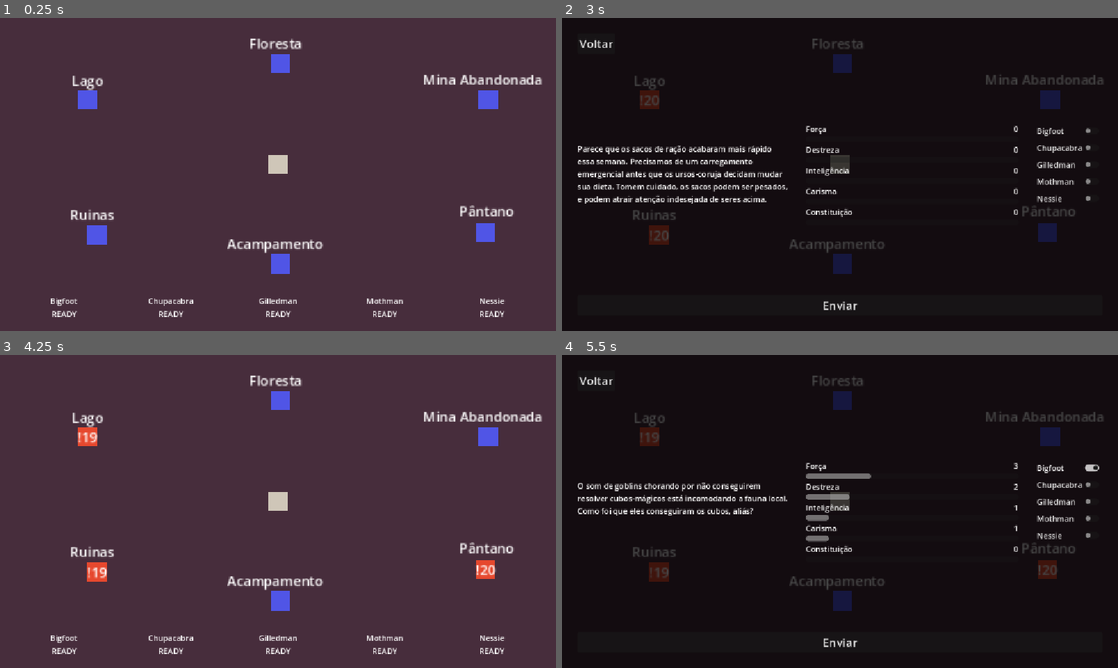
Above: before the commit, frames 1-4 (two rows, left to right).
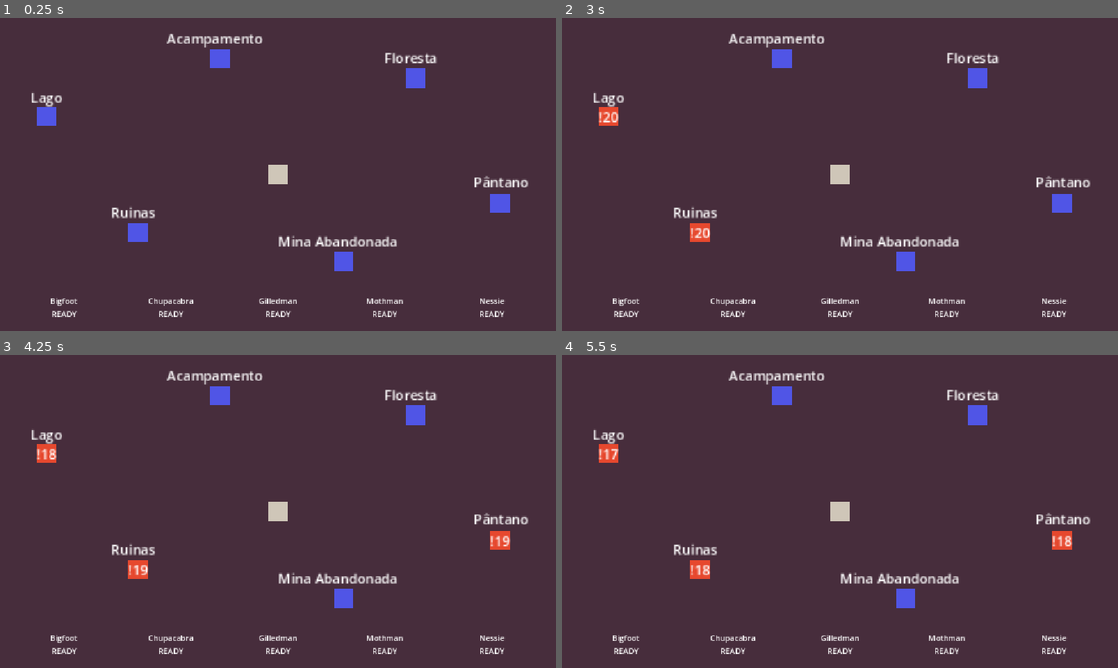
Above: after the commit, the same moments.

Repository: LucasFASouza/Dispacho
Game: Godot game, scene res://scenes/game.tscn
The game is run twice, just before and just after one commit, with the same random seed, the same clock (stepped at 60 frames per second) and the same inputs.
Inputs (mouse positions are in pixels of both pictures, inside the frame that each line leads up to):
- Up to frame 1 (0.25 s): no input
- Up to frame 2 (3 s): tap Enter at 0.5, 2 s; move the mouse to (962, 158) at 0.52 s; click (962, 158) at 0.67 s; tap Space at 1.25 s; move the mouse to (728, 190) at 1.27 s; click (728, 190) at 1.42 s; move the mouse to (895, 105) at 2.02 s; click (895, 105) at 2.17 s; move the mouse to (650, 99) at 2.77 s; click (650, 99) at 2.92 s
- Up to frame 3 (4.25 s): click (33, 380) at 3.5 s, where only the run before the commit has a clickable "Voltar"
- Up to frame 4 (5.5 s): move the mouse to (1045, 570) at 4.27 s; click (1045, 570) at 4.42 s; click (1067, 467) at 5 s, where only the run before the commit has a clickable "Bigfoot"

The runs differ from the first frame. In frame 1, 5.7% of the frame differs, in the area x 5-98%, y 4-82%; in frame 2, 99%; in frame 3, 5.7%; in frame 4, 99%, in the area x 0-100%, y 0-100%.

Commit message:
Add new missions and update movement logic; implement diverse mission texts and improve unit movement handling for enhanced gameplay experience.

Diff:
--- /dev/null
+++ b/data/missions_new.json
@@ -0,0 +1,87 @@
+[
+  {
+    "id": "replace_signs",
+    "gravity": 1,
+    "location": "minas",
+    "mission_text": "As placas de sinalização da antiga mineradora estão ilegíveis. Arranquem as antigas e repliquem seus símbolos cravando diretamente nas pedras.",
+    "success_text": "As placas foram substituídas e agora os visitantes podem se orientar melhor. O parque agradece a ajuda!",
+    "error_text": "As gravações ficaram confusas. O lado bom é que os visitantes estavam acostumados a não conseguir ler as placas mesmo.",
+    "missed_text": "A esse ponto os visitantes devem ter se acostumado a não confiarem nas placas por lá.",
+    "success_cases": [{ "FOR": 2, "INT": 1 }]
+  },
+  {
+    "id": "calm_spirits",
+    "gravity": 1,
+    "location": "ruinas",
+  },
+  {
+    "id": "vampire_kid_START",
+    "gravity": 1,
+    "location": "floresta",
+    "mission_text": "Recebemos um chamado de procura e resgate de uma criança pela floresta. Ela brincava de caçar borboletas e morcegos quando se perdeu da trilha. Seja rápido ao manejar pela floresta e identifique traços que sirvam de pistas.",
+    "success_text": "A criança foi encontrada e resgatada. Porém, ela parece ter se tornado um pouco mais pálida e sensível à luz do sol. Talvez devessemos examinar as marcas em seu pescoço.",
+    "error_text": "A criança não foi encontrada. Mas a colônia de morcegos parecia mais agitada do que o normal.",
+    "missed_text": "A criança não foi encontrada. Recebemos relatos de uma grande agitação na colônia de morcegos.",
+    "success_cases": [{ "INT": 2, "DEX": 2 }],
+    "in_success": "vampire_kid_M2",
+    "in_failure": "vampire_kid_R1"
+  },
+  {
+    "id": "vampire_kid_M2",
+    "gravity": 1,
+    "location": "fazenda",
+    "mission_text": "Talvez possamos usar nossos laboratórios para analisar as marcas no pescoço da criança. Precisaremos convencer os cientistas que sabemos o que estamos fazendo.",
+    "success_text": "A análise revelou que a criança foi mordida por um morcego vampiro. Precisaremos realizar o ritual de purificação ainda hoje.",
+    "error_text": "Os laboratórios não se mostraram muito receptivos a nossa presença.",
+    "missed_text": "A criança não foi examinada. Ela parece ainda mais pálida e sensível à luz.",
+    "success_cases": [{ "INT": 3 }, { "CHA": 3 }],
+    "in_success": "vampire_kid_M3",
+    "in_failure": "vampire_kid_R2"
+  },
+  {
+    "id": "vampire_kid_M3",
+    "gravity": 2,
+    "location": "ruinas",
+    "mission_text": "Precisamos realizar o ritual de purificação para impedir que a criança se torne um vampiro completo. O ritual exige um grande esforço físico e mental.",
+    "success_text": "O ritual foi um sucesso! A criança está a salvo para ser picada por seres malignos no futuro!",
+    "error_text": "O ritual falhou e a criança escapou se transformando em morcego.",
+    "missed_text": "O ritual não foi realizado. A criança fugiu se transformando em morcego.",
+    "success_cases": [{ "FOR": 4, "INT": 4 }],
+    "in_failure": "vampire_kid_R2"
+  },
+  {
+    "id": "vampire_kid_R1",
+    "gravity": 2,
+    "location": "floresta",
+    "mission_text": "Pequenos animais foram encontrados mortos, com feridas no pescoço. Temos razão para ligar o caso com a criança desaparecida e a colônia de morcegos. Precisamos de alguém para adentrar a floresta e investigar o que está acontecendo.",
+    "success_text": "Encontramos sinais de um pequeno novo vampiro. Devemos ficar em alerta.",
+    "error_text": "Novamente, os rastros não nos levaram a lugar nenhum.",
+    "missed_text": "Não fomos investigar.",
+    "success_cases": [{ "INT": 3, "FOR": 3 }],
+    "in_success": "vampire_kid_R2",
+    "in_failure": "vampire_kid_R3"
+  },
+  {
+    "id": "vampire_kid_R2",
+    "gravity": 3,
+    "location": "acampamento",
+    "mission_text": "Um pequeno vampiro está atacando o acampamento! Precisamos encontrar uma maneira de parar o ataque e proteger os acampantes.",
+    "success_text": "A criança foi detida e acalmada. Ela está segura e viverá bem... para sempre. Nossos laboratórios concordaram em prover sangue sintético para mantê-la alimentada e segura.",
+    "error_text": "A criança se tornou agressiva e difícil de controlar. Ela conseguiu escapar do acampamento. Mandamos um passe anual aos pais que possam visitá-la no futuro.",
+    "missed_text": "A criança destruiu boa parte do acampamento antes de se cansar e sair voando. Mandamos um passe anual aos pais que possam visitá-la no futuro.",
+    "success_cases": [
+      { "FOR": 4, "DEX": 4 },
+      { "INT": 3, "CHA": 4 }
+    ]
+  },
+  {
+    "id": "vampire_kid_R3",
+    "gravity": 4,
+    "location": "acampamento",
+    "mission_text": "Uma colônia de morcegos e outros animais transformados estão atacando sob domínio de um pequeno vampiro! Precisamos agir de imediato!",
+    "success_text": "O ataque foi contido e os animais foram acalmados. O pequeno vampiro está seguro e viverá bem... para sempre. Nossos laboratórios concordaram em prover sangue sintético para mantê-lo alimentado e seguro.",
+    "error_text": "O ataque dizimou o acampamento por completo. Incontáveis mortos e feridos. É o fim para o parque.",
+    "missed_text": "O ataque dizimou o acampamento por completo. Incontáveis mortos e feridos. É o fim para o parque.",
+    "success_cases": [{ "FOR": 5, "DEX": 5, "INT": 4 }]
+  }
+]
--- a/scenes/game.tscn
+++ b/scenes/game.tscn
@@ -46,9 +46,9 @@
 [node name="Locations" type="Node2D" parent="." unique_id=1532545713]
 
 [node name="Lago" type="Node2D" parent="Locations" unique_id=124179121]
+position = Vector2(-96, -24)
 script = ExtResource("9_loc")
 location_id = "lago"
-position = Vector2(-79, -31)
 
 [node name="Color2" type="ColorRect" parent="Locations/Lago" unique_id=53865841]
 anchors_preset = 8
@@ -83,9 +83,9 @@
 vertical_alignment = 1
 
 [node name="Pântano" type="Node2D" parent="Locations" unique_id=1664747755]
+position = Vector2(92, 12)
 script = ExtResource("9_loc")
 location_id = "pantano"
-position = Vector2(86, 24)
 
 [node name="Color2" type="ColorRect" parent="Locations/Pântano" unique_id=176292517]
 anchors_preset = 8
@@ -120,9 +120,9 @@
 vertical_alignment = 1
 
 [node name="Mina" type="Node2D" parent="Locations" unique_id=1895814741]
+position = Vector2(27, 36)
 script = ExtResource("9_loc")
 location_id = "mina"
-position = Vector2(87, -31)
 
 [node name="Color2" type="ColorRect" parent="Locations/Mina" unique_id=348919400]
 anchors_preset = 8
@@ -158,9 +158,9 @@
 autowrap_mode = 3
 
 [node name="Ruinas" type="Node2D" parent="Locations" unique_id=512279702]
+position = Vector2(-58, 24)
 script = ExtResource("9_loc")
 location_id = "ruinas"
-position = Vector2(-75, 25)
 
 [node name="Color2" type="ColorRect" parent="Locations/Ruinas" unique_id=198001929]
 anchors_preset = 8
@@ -196,9 +196,9 @@
 autowrap_mode = 3
 
 [node name="Acampamento" type="Node2D" parent="Locations" unique_id=248916954]
+position = Vector2(-24, -48)
 script = ExtResource("9_loc")
 location_id = "acampamento"
-position = Vector2(1, 37)
 
 [node name="Color2" type="ColorRect" parent="Locations/Acampamento" unique_id=1489192965]
 anchors_preset = 8
@@ -234,9 +234,9 @@
 autowrap_mode = 3
 
 [node name="Floresta" type="Node2D" parent="Locations" unique_id=2052808448]
+position = Vector2(57, -40)
 script = ExtResource("9_loc")
 location_id = "floresta"
-position = Vector2(1, -46)
 
 [node name="Color2" type="ColorRect" parent="Locations/Floresta" unique_id=235939621]
 anchors_preset = 8
@@ -272,7 +272,6 @@
 autowrap_mode = 3
 
 [node name="HQ" type="Node2D" parent="." unique_id=725684295]
-position = Vector2(0, -4)
 
 [node name="Color" type="ColorRect" parent="HQ" unique_id=20712583]
 anchors_preset = 8
--- a/scripts/unit.gd
+++ b/scripts/unit.gd
@@ -34,9 +34,14 @@
 		set_process(false)
 		return
 
-	global_position = global_position.move_toward(_target_pos, speed * delta)
+	var diff := _target_pos - global_position
+	var step := speed * delta
 
-	if global_position.distance_to(_target_pos) <= 0.5:
+	if abs(diff.x) > 0.5:
+		global_position.x = move_toward(global_position.x, _target_pos.x, step)
+	elif abs(diff.y) > 0.5:
+		global_position.y = move_toward(global_position.y, _target_pos.y, step)
+	else:
 		global_position = _target_pos
 		_moving = false
 		set_process(false)
Not shown, removed: ideias.txt
Not shown: 1 places in scenes/game.tscn that only renumber resources
